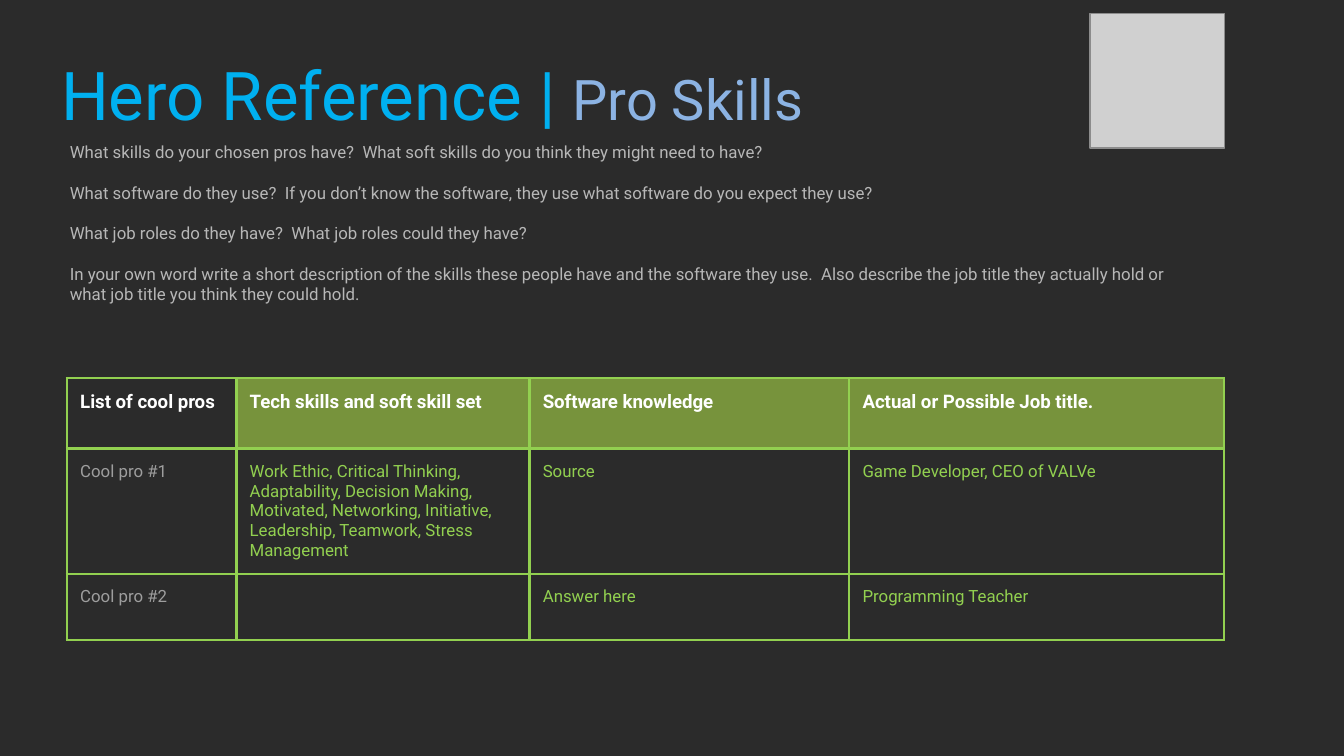
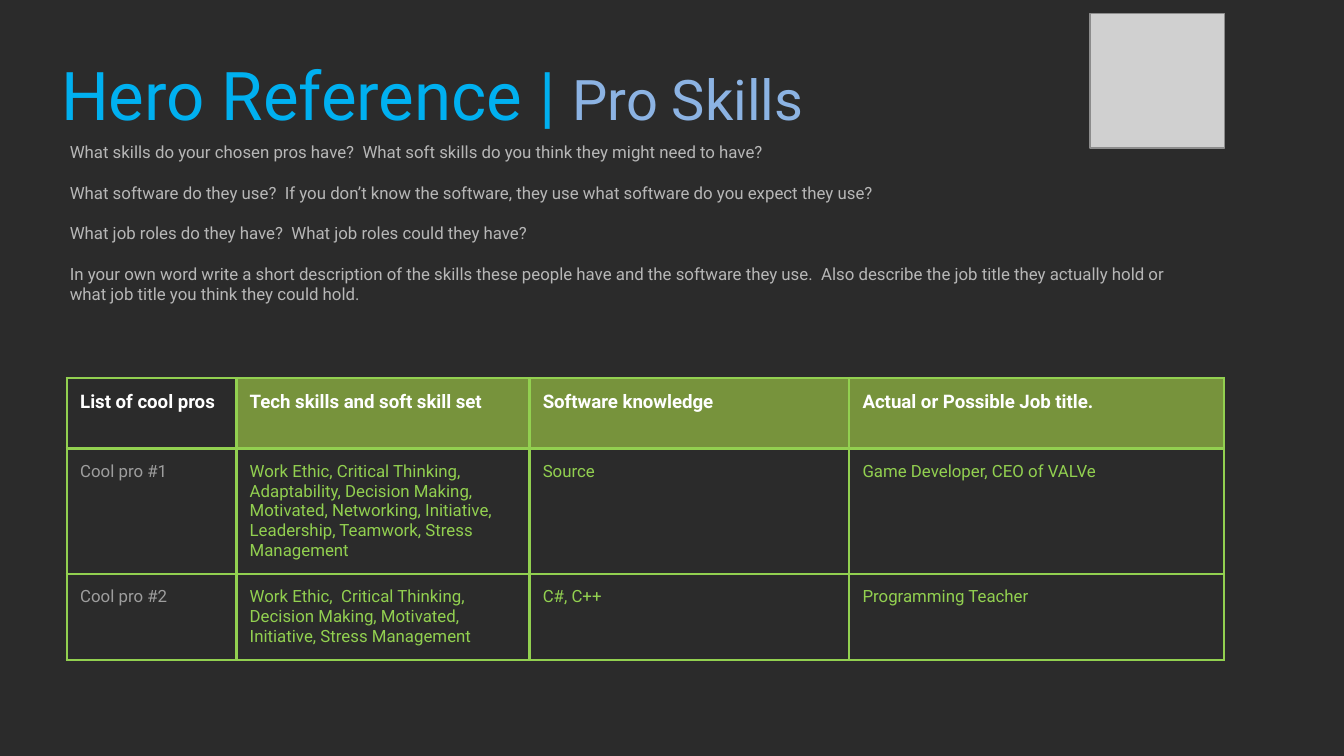
Before and after one commit to Dinoboy173/ProfStud, a slide deck: slide 13 of Class1/NOT DONE 2021_Professional_Studies_1_YourName.pptx. Drawn at 1344x756 pixels with LibreOffice and Linux fonts; fonts in the diff are those of the drawing; grey boxes stand for pictures; background and template pictures are left out; a plain dark background stands for a picture behind light text. Boxes give left, top, right and bottom in pixels: in the first picture for what was removed or moved away, otherwise in the second. Text is boxed around its words. In the diff, an @@ line names an element or a change of style, - is before the commit and + after.

```diff
--- a/Class1/NOT DONE 2021_Professional_Studies_1_YourName.pptx
+++ b/Class1/NOT DONE 2021_Professional_Studies_1_YourName.pptx
@@ table at (67,378,1224,664) @@
-row 3, column 2: 
+row 3, column 2: Work Ethic, Critical Thinking, Decision Making, Motivated, Initiative, Stress Management
-row 3, column 3: Answer here
+row 3, column 3: C#, C++
```
Also in this commit, not shown: 4 other slides changed.
